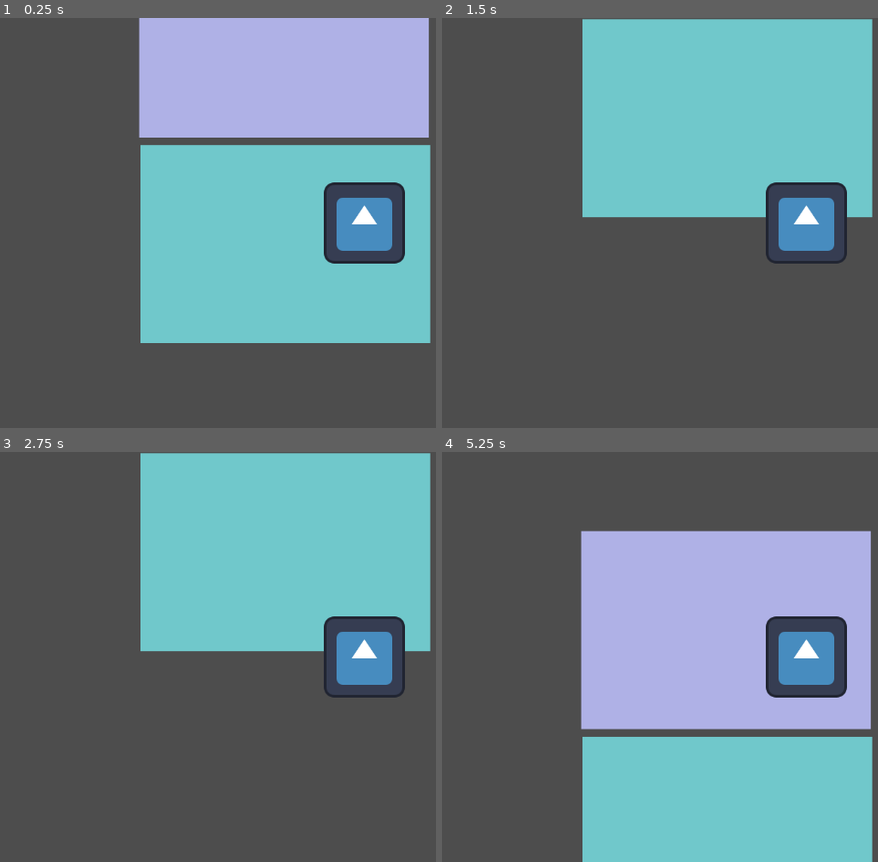
Above: before the commit, frames 1-4 (two rows, left to right).
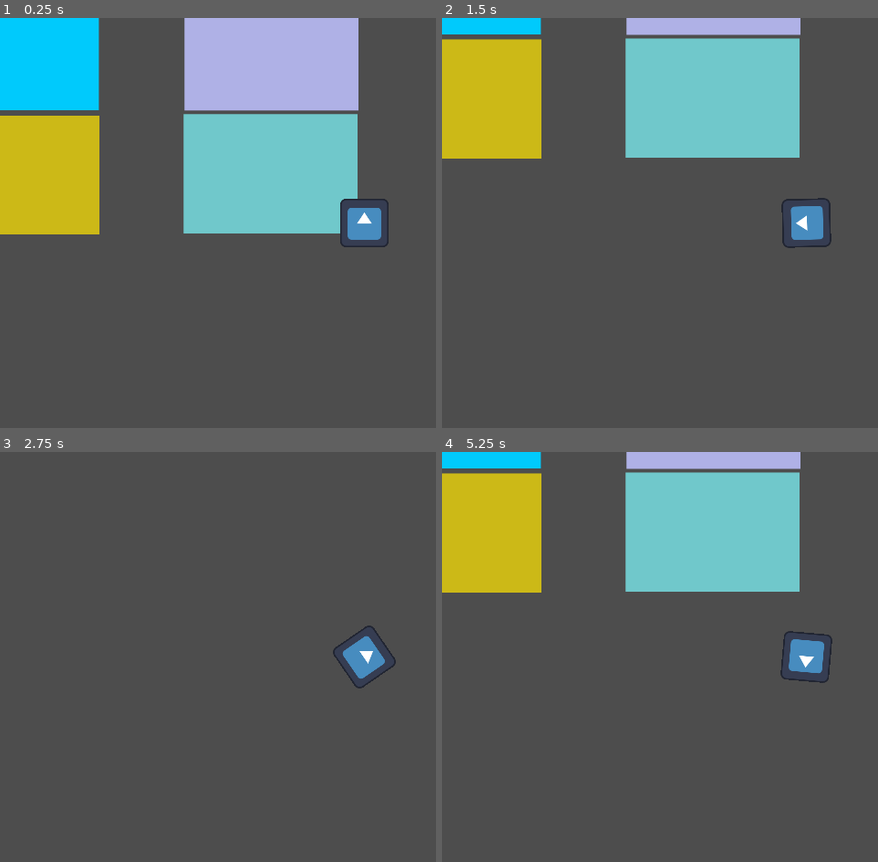
Above: after the commit, the same moments.

Repository: alin-but-real/gamenr1
Game: Godot game, scene res://scenes/main.tscn
Same seed, same stepped clock (60 frames per second), same inputs: the game is played once before the commit and once after it. The engine's default icon, where the game draws it, is replaced by a stand-in: a white triangle on a blue panel in a dark square.
Inputs:
- Up to frame 1 (0.25 s): no input
- Up to frame 2 (1.5 s): tap Enter at 0.5 s; hold E (turn_right, bound only after the commit) 0.53-1.28 s; hold S (move_down, bound only before the commit) from 1.28 s (still down)
- Up to frame 3 (2.75 s): release S (move_down, bound only before the commit) at 2.03 s; hold E (turn_right, bound only after the commit) from 2.03 s (still down)
- Up to frame 4 (5.25 s): release E (turn_right, bound only after the commit) at 2.78 s; hold W (move_up, bound only before the commit) 2.78-3.53 s; hold Q (turn_left, bound only after the commit) 3.53-5.03 s; hold S (move_down, bound only before the commit) from 5.03 s (still down)

The runs differ from the first frame. In frame 1, 46% of the frame differs, in the area x 0-99%, y 0-80%; in frame 2, 28%; in frame 3, 32%; in frame 4, 66%, in the area x 0-99%, y 0-100%.

Commit message:
added turning and accel but no decel

Diff:
--- a/project.godot
+++ b/project.godot
@@ -15,14 +15,20 @@
 config/features=PackedStringArray("4.4", "Forward Plus")
 config/icon="res://assets/art/icon.svg"
 
+[display]
+
+window/size/viewport_width=1920
+window/size/viewport_height=1080
+window/size/initial_position_type=4
+
 [input]
 
-move_up={
+move_forward={
 "deadzone": 0.2,
 "events": [Object(InputEventKey,"resource_local_to_scene":false,"resource_name":"","device":-1,"window_id":0,"alt_press …(192 unchanged characters)…
 ]
 }
-move_down={
+move_backward={
 "deadzone": 0.2,
 "events": [Object(InputEventKey,"resource_local_to_scene":false,"resource_name":"","device":-1,"window_id":0,"alt_press …(192 unchanged characters)…
 ]
@@ -37,3 +43,13 @@
 "events": [Object(InputEventKey,"resource_local_to_scene":false,"resource_name":"","device":-1,"window_id":0,"alt_press …(192 unchanged characters)…
 ]
 }
+turn_left={
+"deadzone": 0.2,
+"events": [Object(InputEventKey,"resource_local_to_scene":false,"resource_name":"","device":-1,"window_id":0,"alt_pressed":false,"shift_pressed":false,"ctrl_pressed":false,"meta_pressed":false,"pressed":false,"keycode":0,"physical_keycode":81,"key_label":0,"unicode":113,"location":0,"echo":false,"script":null)
+]
+}
+turn_right={
+"deadzone": 0.2,
+"events": [Object(InputEventKey,"resource_local_to_scene":false,"resource_name":"","device":-1,"window_id":0,"alt_pressed":false,"shift_pressed":false,"ctrl_pressed":false,"meta_pressed":false,"pressed":false,"keycode":0,"physical_keycode":69,"key_label":0,"unicode":101,"location":0,"echo":false,"script":null)
+]
+}
--- a/scenes/main.tscn
+++ b/scenes/main.tscn
@@ -6,7 +6,7 @@
 
 [node name="Player" parent="." instance=ExtResource("1_o5qli")]
 z_index = 100
-position = Vector2(1040, 449)
+position = Vector2(1158, 610)
 
 [node name="background" type="ColorRect" parent="."]
 anchors_preset = 8
@@ -28,10 +28,10 @@
 anchor_top = 0.5
 anchor_right = 0.5
 anchor_bottom = 0.5
-offset_left = 686.0
-offset_top = 326.0
-offset_right = 718.0
-offset_bottom = 345.0
+offset_left = 682.0
+offset_top = 324.0
+offset_right = 714.0
+offset_bottom = 343.0
 grow_horizontal = 2
 grow_vertical = 2
 scale = Vector2(14.3161, 16.4804)
--- a/scripts/player.gd
+++ b/scripts/player.gd
@@ -1,6 +1,11 @@
 extends Area2D
-@export var speed = 1000
+@export var move_speed = 1000
+@export var move_accel = 1
+@export var turn_speed = 1
+@export var turn_accel = 1
 var screen_size
+var current_turn_accel= 0
+var current_move_accel= 0
 
 func _ready() -> void:
 	print_debug("player awake")
@@ -8,16 +13,29 @@
 
 func _process(delta: float) -> void:
 	var velocity = Vector2.ZERO # The player's movement vector.
+	var turn = 0 # LEFT IS -1, RIGHT IS 1
+
+	#MOVEMENT HANDLING - UNFINISHED
 	if Input.is_action_pressed("move_right"):
 		velocity.x += 1
 	if Input.is_action_pressed("move_left"):
 		velocity.x -= 1
-	if Input.is_action_pressed("move_down"):
+	if Input.is_action_pressed("move_backward"):
 		velocity.y += 1
-	if Input.is_action_pressed("move_up"):
+	if Input.is_action_pressed("move_forward"):
 		velocity.y -= 1
 	if velocity.length() > 0: #make sure we dont move faster diagonally
-		velocity = velocity.normalized() * speed
+		velocity = velocity.normalized() * move_speed
+	position += velocity * delta # velocity just helps us move, this is actually what sets our position
 
-	position += velocity * delta
-	position = position.clamp(Vector2.ZERO, screen_size)
+	#TURN HANDLING
+	if Input.is_action_pressed("turn_left"):
+		turn = -1;
+		current_turn_accel += turn_accel
+
+	if Input.is_action_pressed("turn_right"):
+		turn = 1;
+		current_turn_accel += turn_accel
+
+	print_debug(current_turn_accel)
+	rotation += turn * turn_speed * current_turn_accel * delta;
Not shown, added: scenes/player.tscn1939727418.tmp
Not shown, added: scenes/player.tscn1947631290.tmp
